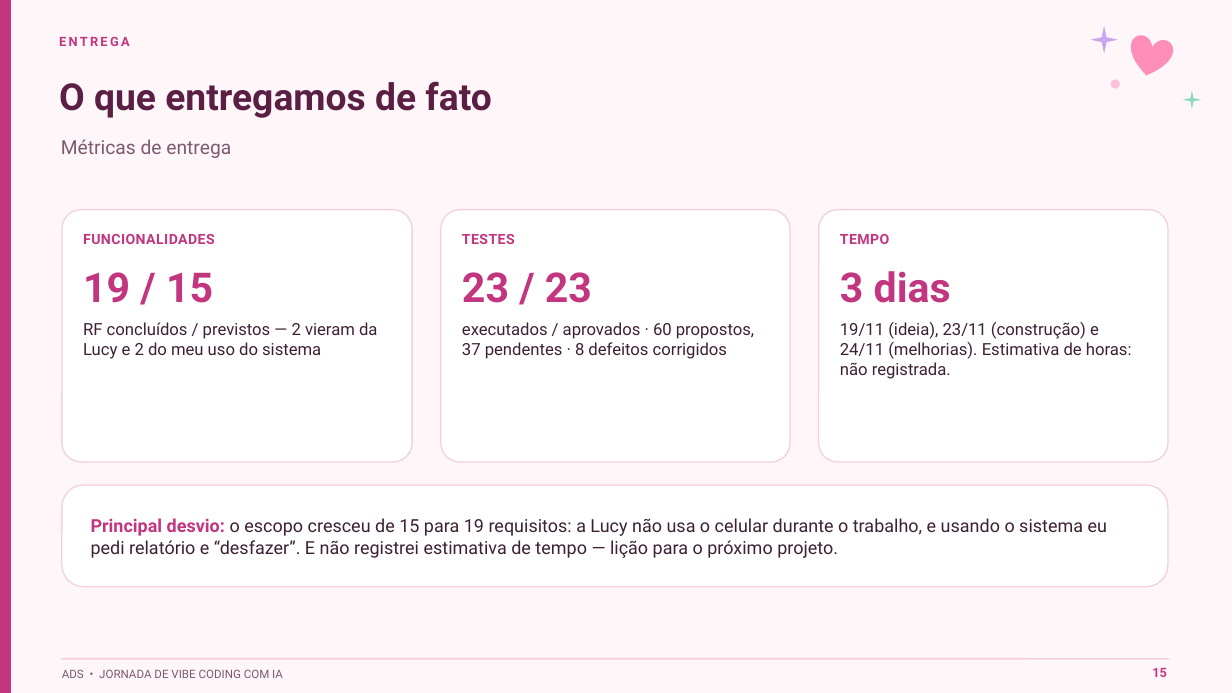
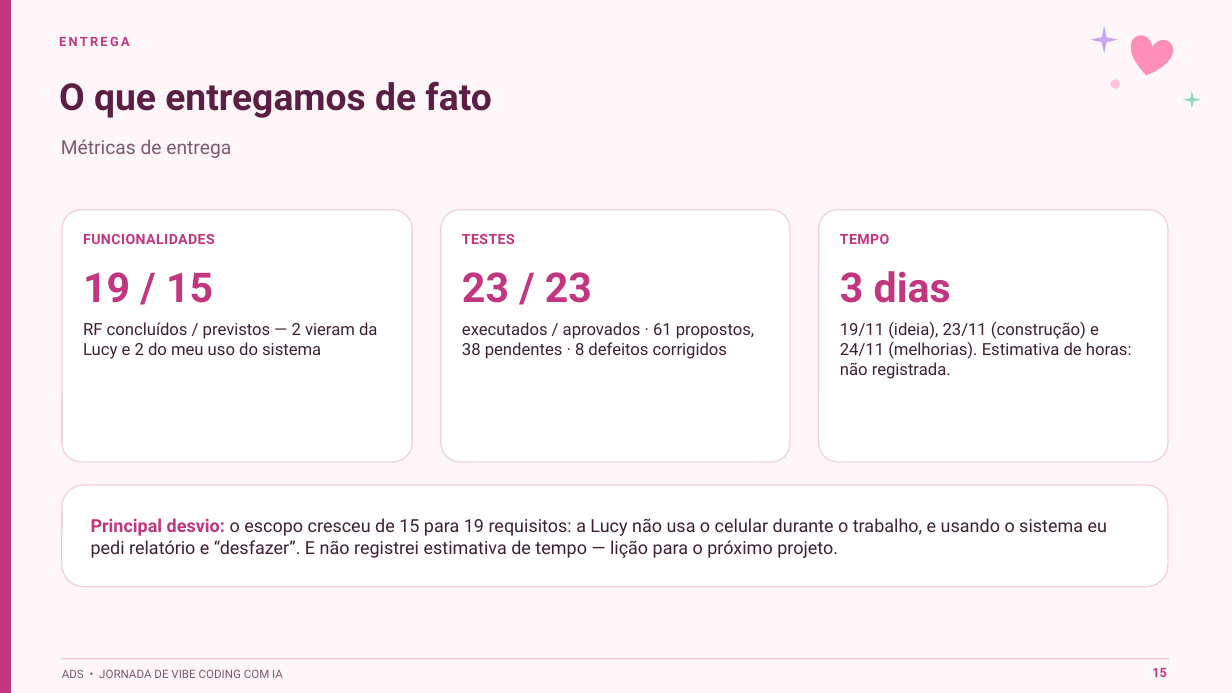
Before and after one commit to plmandreza/salao-lucy, a slide deck: slide 15 of 10 - Apresentacao/Apresentacao_Lucy_Cabeleireira.pptx. Drawn at 1232x693 pixels with LibreOffice and Linux fonts; fonts in the diff are those of the drawing. Boxes give left, top, right and bottom in pixels: in the first picture for what was removed or moved away, otherwise in the second. Text is boxed around its words. In the diff, an @@ line names an element or a change of style, - is before the commit and + after.

```diff
--- a/10 - Apresentacao/Apresentacao_Lucy_Cabeleireira.pptx
+++ b/10 - Apresentacao/Apresentacao_Lucy_Cabeleireira.pptx
@@ text at bbox=[462, 322, 754, 359]: text changed @@
-executados / aprovados · 60 propostos, 37 pendentes · 8 defeitos corrigidos
+executados / aprovados · 61 propostos, 38 pendentes · 8 defeitos corrigidos
```
Also in this commit, not shown: 5 other slides changed, 5 other files.
